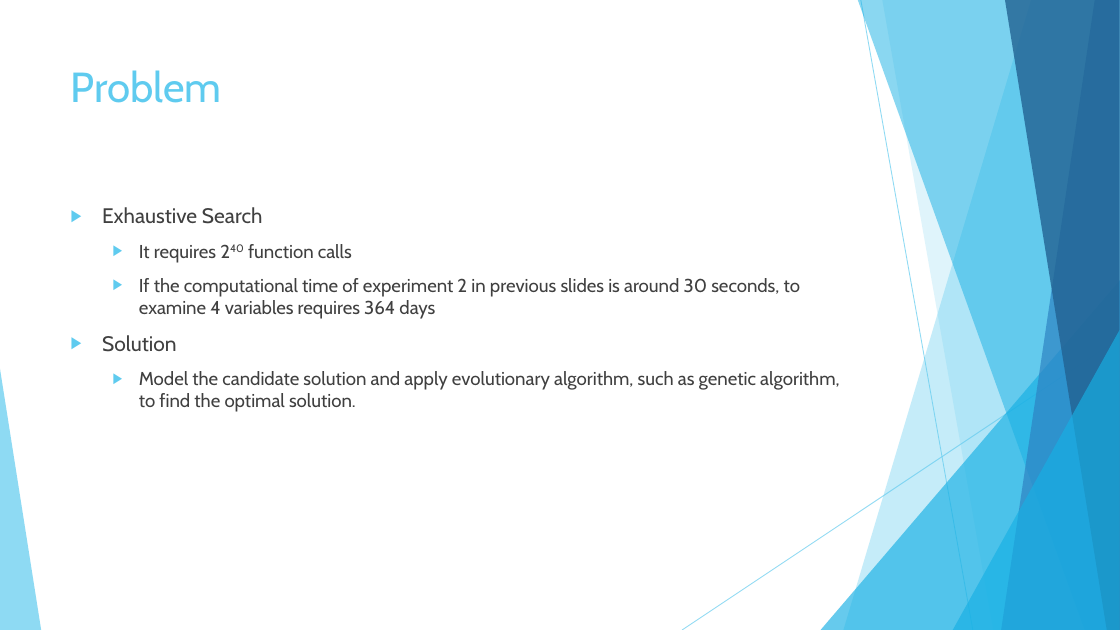
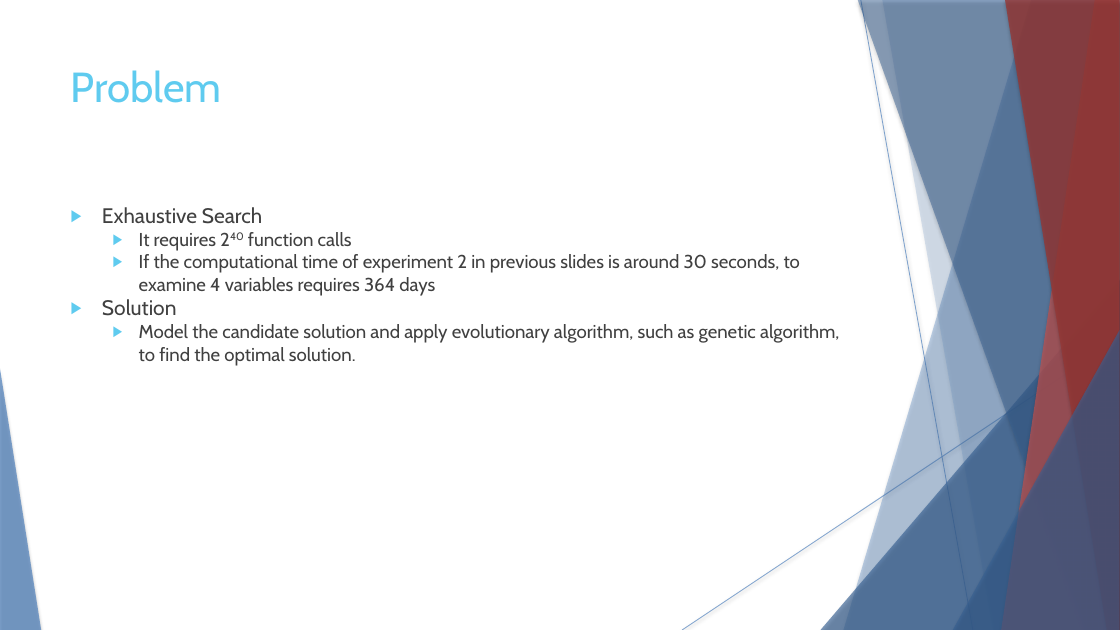
Before and after one commit to SitiBanc/1061_NCTU_IOMDS, a slide deck: slide 5 of 1115/Course Material/20171115智慧型.pptx. Drawn at 1120x630 pixels with LibreOffice and Linux fonts; fonts in the diff are those of the drawing. Boxes give left, top, right and bottom in pixels: in the first picture for what was removed or moved away, otherwise in the second. Text is boxed around its words. In the diff, an @@ line names an element or a change of style, - is before the commit and + after.

```diff
--- a/1115/Course Material/20171115智慧型.pptx
+++ b/1115/Course Material/20171115智慧型.pptx
@@ freeform shape at (x1=844, y1=0, x2=1120, y2=630): fill #5FCBEF at 36% opacity to #4F81BD at 36% opacity; shadow on @@
@@ freeform shape at (x1=858, y1=0, x2=1120, y2=630): fill #17B0E4 at 50% opacity to #376092 at 50% opacity; shadow on @@
@@ line (861, 0) - (973, 630): stroke #5FCBEF 0.75 pt to #4F81BD 0.74 pt @@
@@ freeform shape at (x1=882, y1=0, x2=1120, y2=630): fill #5FCBEF at 20% opacity to #4F81BD at 20% opacity; shadow on; outline redrawn @@
@@ freeform shape at (x1=1002, y1=0, x2=1120, y2=630): fill #2E83C3 at 70% opacity to #C0504D at 70% opacity; shadow on @@
@@ freeform shape at (x1=1005, y1=0, x2=1120, y2=630): fill #226292 at 80% opacity to #953735 at 80% opacity; shadow on @@
@@ text "Exhaustive Search" at (x1=102, y1=207, x2=839, y2=366): indent changed; less space between paragraphs @@
@@ triangle at (x1=821, y1=280, x2=1120, y2=630): fill #17B0E4 at 66% opacity to #376092 at 66% opacity; shadow on @@
@@ line (1120, 339) - (682, 630): stroke #5FCBEF 0.75 pt to #4F81BD 0.74 pt @@
@@ triangle at (x1=953, y1=330, x2=1120, y2=630): fill #17B0E4 at 66% opacity to #376092 at 66% opacity; shadow on @@
@@ triangle at (x1=0, y1=369, x2=41, y2=630): fill #5FCBEF at 70% opacity to #4F81BD at 70% opacity; shadow on @@
```
Also in this commit, not shown: 11 other slides changed, 2 other files.
